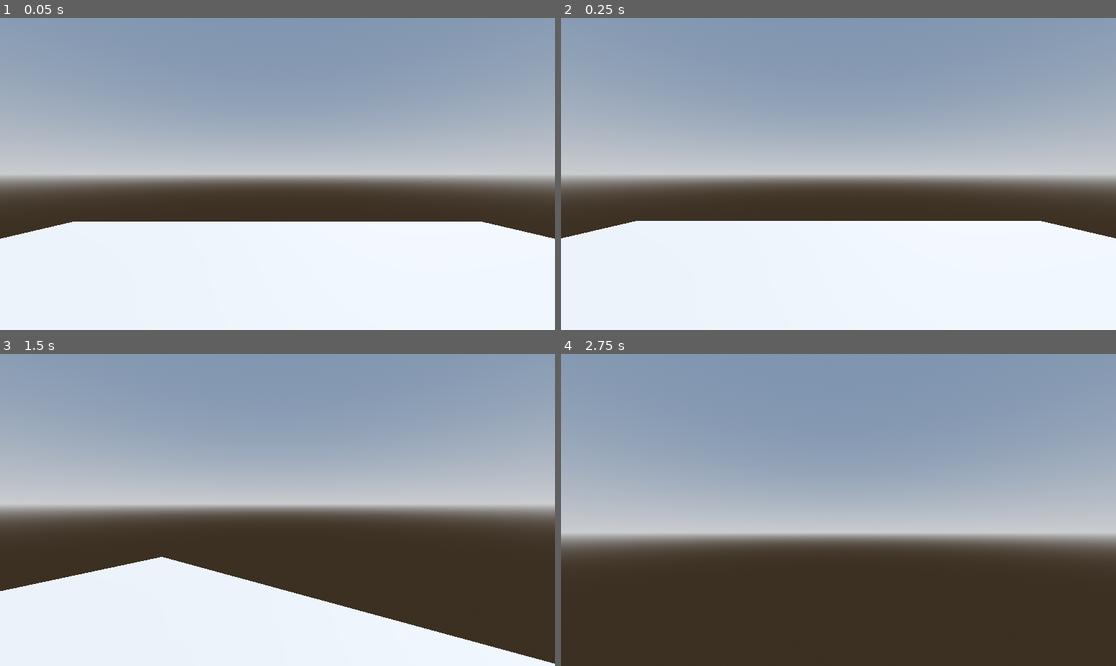
Above: before the commit, frames 1-4 (two rows, left to right).
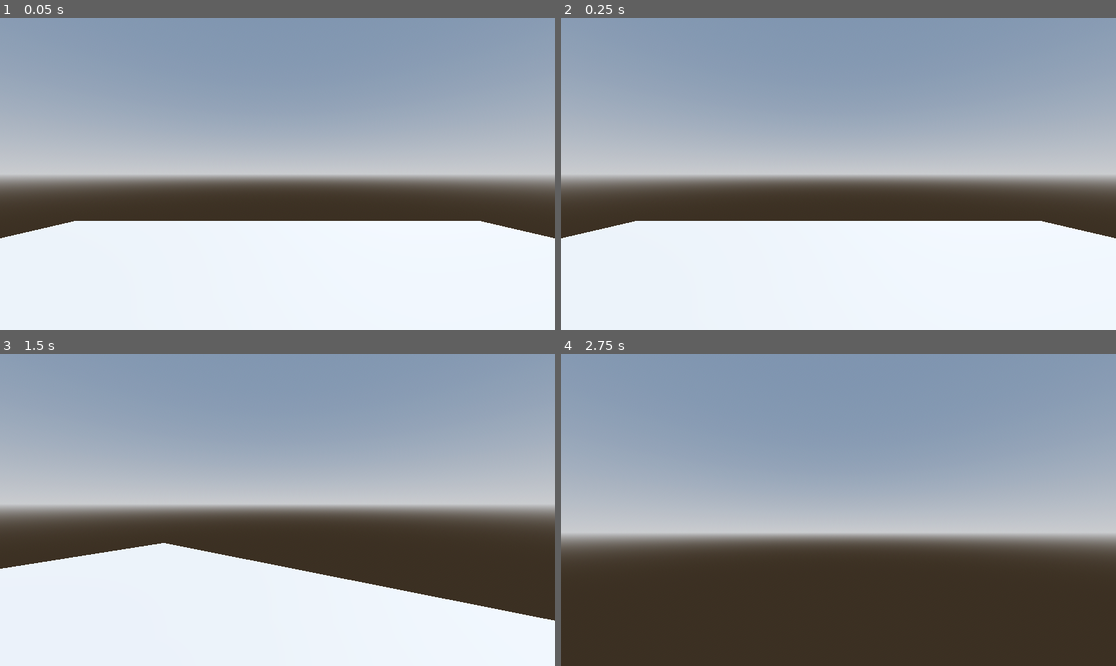
Above: after the commit, the same moments.

Repository: filipposoffiatti/basic-godot-fps-controller
Game: Godot game, scene res://Scenes/main.tscn
Two runs of this game, one before a commit and one after it. Both use one fixed random seed, a clock stepped at 60 frames per second and the inputs below.
Inputs (mouse positions are in pixels of both pictures, inside the frame that each line leads up to):
- Up to frame 1 (0.05 s): no input
- Up to frame 2 (0.25 s): no input
- Up to frame 3 (1.5 s): tap Enter at 0.5 s; move the mouse to (305, 510) at 0.52 s; hold Shift (Shift) 0.53-1.28 s; hold W (Forward) from 0.53 s (still down); tap Space (Jump) at 0.77, 1.07 s; tap Ctrl (Sprint) at 0.8, 1.35 s; move the mouse to (249, 510) at 1.27 s
- Up to frame 4 (2.75 s): keep holding W (Forward); tap Space (Jump) at 1.52, 1.55, 1.82 s; move the mouse to (849, 503) at 2.02 s; hold Space (Jump) from 2.03 s (still down); tap Shift (Shift) at 2.3 s

The runs differ from the first frame. In frame 1, 0.2% of the frame differs, in the area x 0-100%, y 65-71%; in frame 2, less than 0.1%; in frame 3, 8.2%, in the area x 0-100%, y 60-100%; in frame 4, nothing differs.

Commit message:
Updating player script

Diff:
--- a/Scripts/player.gd
+++ b/Scripts/player.gd
@@ -1,8 +1,8 @@
 extends CharacterBody3D
 
-var speed = 8 #Player speed
+var speed = 8.0 #Player speed
 var gravity = 9.81 #Gravity
-var senstivity = 0.01 #Senstivity
+var senstivity = 0.01 #Mouse senstivity
 var is_sprinting := false #Sprinting flag
 
 @onready var head = $Head #Head reference (Camera pivot)
@@ -27,46 +27,50 @@
 
 	var player_direction = Vector3.ZERO #Empty vector of the player direction
 
-	if Input.is_action_pressed("Forward"):
-		player_direction.z -= 1
-	if Input.is_action_pressed("Backward"):
-		player_direction.z += 1
-	if Input.is_action_pressed("Left"):
-		player_direction.x -= 1
-	if Input.is_action_pressed("Right"):
-		player_direction.x += 1
+	var inputs = Input.get_vector("Left", "Right", "Forward", "Backward") #A 2d vector that contains the movement inputs
 
-	if Input.is_action_pressed("Sprint"):
+	player_direction = Vector3(inputs.x, 0, inputs.y) #Assigns the inputs vector to the player_direction vector
+
+	if Input.is_action_pressed("Sprint"): #Checking if the player is sprinting
 		is_sprinting = true
 	else:
 		is_sprinting = false
 
-	if is_on_floor():
+	if is_on_floor(): #If the player is sprinting on the floor it sprints gradually with lerp()
 		if is_sprinting == true:
-			speed = 14
-		else:
-			speed = 8
+			speed = lerp(speed, 14.0, 0.05)
+		else: #If not he doesn't
+			speed = lerp(speed, 8.0, 0.1)
 
-	if Input.is_action_pressed("Shift"):
-			speed = 4
-	if Input.is_action_just_released("Shift"):
-			speed = 8
+	if Input.is_action_pressed("Shift"): #The player goes into "shift" gradually
+			speed = lerp(speed, 4.0, 0.5)
+	if Input.is_action_just_released("Shift"): #the player exits "shift" gradually
+			speed = lerp(speed, 8.0, 0.3)
 
 	if player_direction != Vector3.ZERO: #If the player direction is not empty
-		player_direction = (head.transform.basis * player_direction).normalized()
+		player_direction = (head.transform.basis * player_direction)
 		#Transforms player direction based on the head
-		#normalized() <- Normalizes player direction
 
-	player_velocity.x = player_direction.x * speed #Sets pv.x to pd.x * speed
-	player_velocity.z = player_direction.z * speed #Sets pv.z to pd.z * speed
+	if is_on_floor(): #If the player is on the floor the player velocity is interpolated beetween the player direction times the speed and the velocity of the previous frame
+		player_velocity.x = lerp(player_velocity.x, player_direction.x * speed, 0.2)
+		player_velocity.z = lerp(player_velocity.z, player_direction.z * speed, 0.2)
+
+	else: #If the player is not on the floor the player can only change the direction a little
+		player_velocity.x = lerp(player_velocity.x, player_direction.x * speed, 0.03)
+		player_velocity.z = lerp(player_velocity.z, player_direction.z * speed, 0.03)
 
 	if is_on_floor() and Input.is_action_pressed("Jump"):
-		player_velocity.y = 4
+		player_velocity.y = 6
 		#If the player is on ground and presses "Jump" it makes him jump
 
 	if not is_on_floor():
-		player_velocity.y -= (gravity * delta)
-		#If the player is not on the floor it makes him fall
+
+		if player_velocity.y < 0:
+			player_velocity.y -= (gravity * delta)
+			#When the player jumps, while he goes up the gravity is normal
+		else:
+			player_velocity.y -= (gravity * delta * 2.5)
+			#When the player is falling the gravity is increased
 
 	velocity = player_velocity #Define where the player goes based on the player velocity
 	move_and_slide() #Makes the player move
